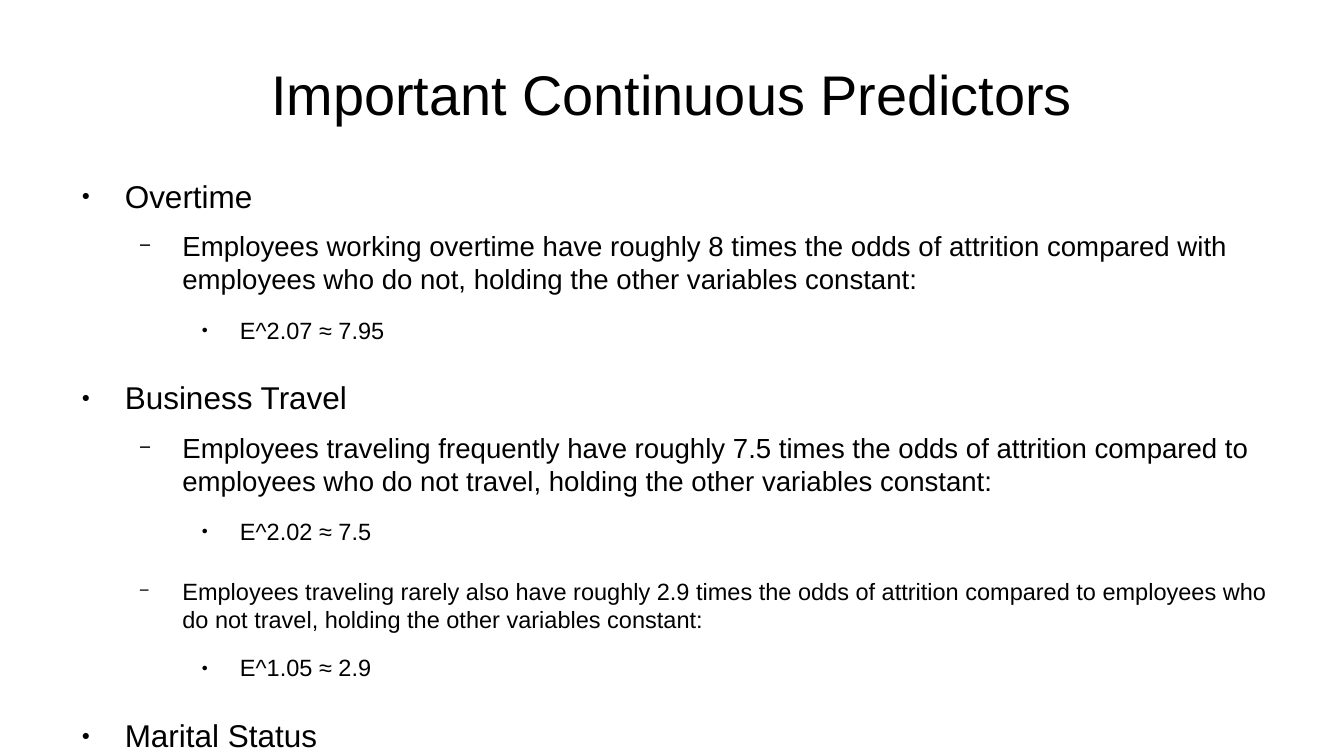
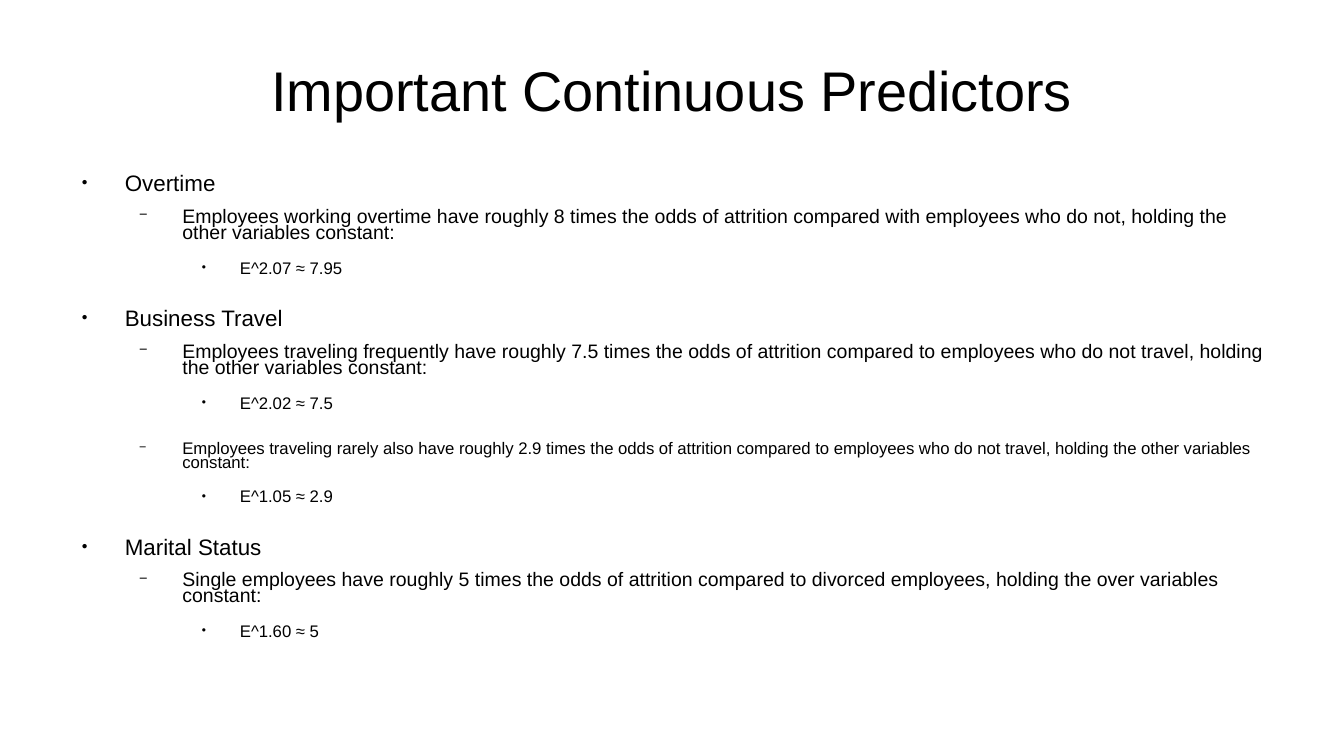
Before and after one commit to sbowler/project-one, a slide deck: slide 15 of presentations/project2_presentation.pptx. Drawn at 1344x756 pixels with LibreOffice and Linux fonts; fonts in the diff are those of the drawing; background and template pictures are left out. Boxes give left, top, right and bottom in pixels: in the first picture for what was removed or moved away, otherwise in the second. Text is boxed around its words. In the diff, an @@ line names an element or a change of style, - is before the commit and + after.

```diff
--- a/presentations/project2_presentation.pptx
+++ b/presentations/project2_presentation.pptx
@@ title "Important Continuous Predictors" at (271, 70, 1072, 121): line spacing 1 to 0.9 @@
@@ text "Overtime" at (125, 174, 1263, 637): size 18.6 to 13.2 pt in "Overtime", "Business Travel", "Marital Status"; size 16.3 to 11.6 pt in "Employees working overtime have roughly 8 times ...", "Employees traveling frequently have roughly 7.5 times ...", "Single employees have roughly 5 times the ..."; size 13.9 to 9.9 pt in "E^2.07 ≈ 7.95", "E^2.02 ≈ 7.5", "Employees traveling rarely also have roughly 2.9 ...", "E^1.05 ≈ 2.9" and 1 more places; line spacing 1 to 0.7 @@
```
Also in this commit, not shown: 14 other slides changed, 1 slide added, 1 slide removed, 2 other files.
